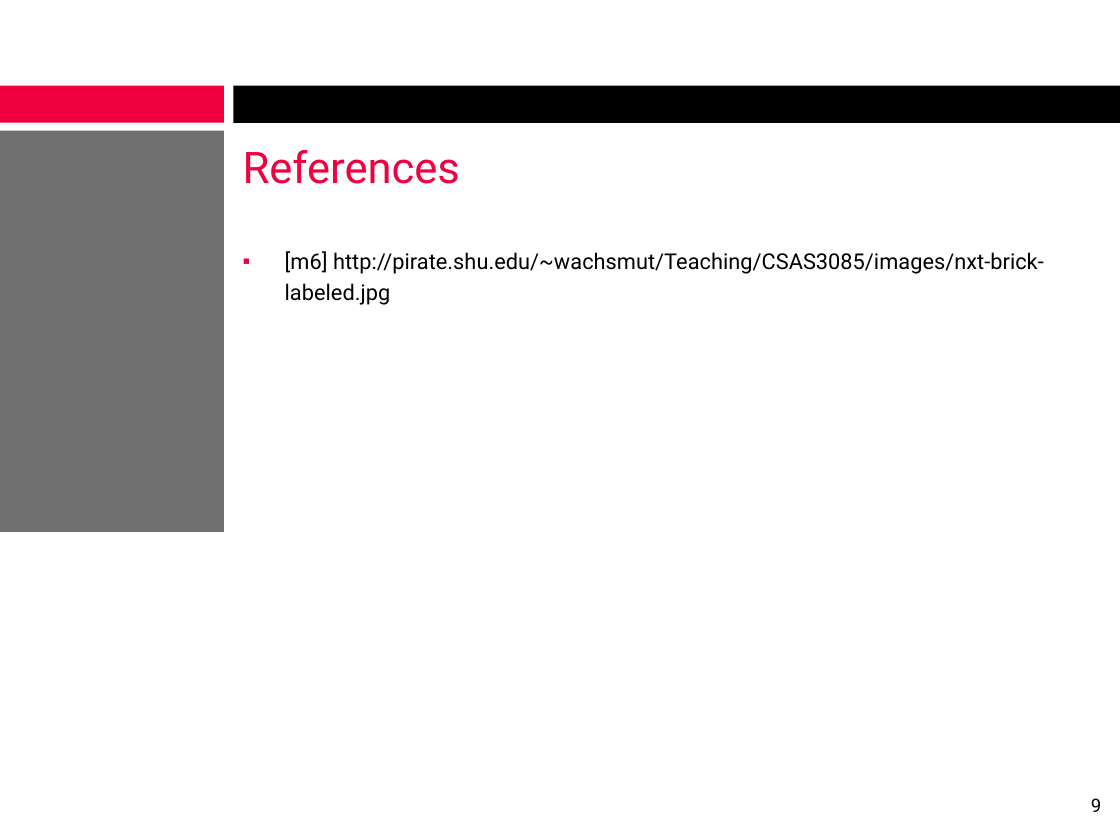
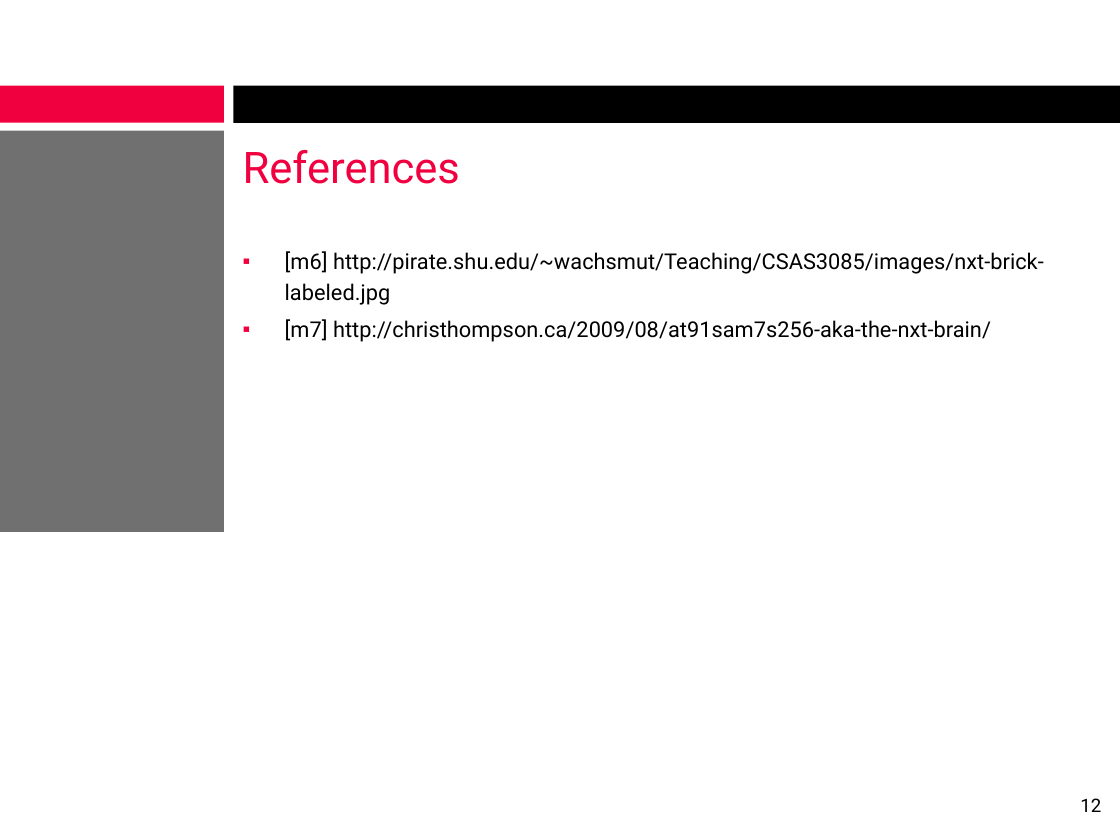
Before and after one commit to alexcraig/RoboWars, a slide deck: slide 12 of docs/presentation_slides/RoboWarsPresentation_MikeWright.ppt (slide 9 before the commit). Drawn at 1120x840 pixels with LibreOffice and Linux fonts; fonts in the diff are those of the drawing; background and template pictures are left out. Boxes give left, top, right and bottom in pixels: in the first picture for what was removed or moved away, otherwise in the second. Text is boxed around its words. In the diff, an @@ line names an element or a change of style, - is before the commit and + after.

```diff
--- a/docs/presentation_slides/RoboWarsPresentation_MikeWright.ppt
+++ b/docs/presentation_slides/RoboWarsPresentation_MikeWright.ppt
@@ text at <box>285,319,991,342</box>: paragraph added @@
+▪ [m7] http://christhompson.ca/2009/08/at91sam7s256-aka-the-nxt-brain/
@@ page number at <box>1080,798,1101,812</box>: text changed @@
-9
+12
```
Also in this commit, not shown: 5 other slides changed, 4 slides added, 1 slide removed, 4 other files.
